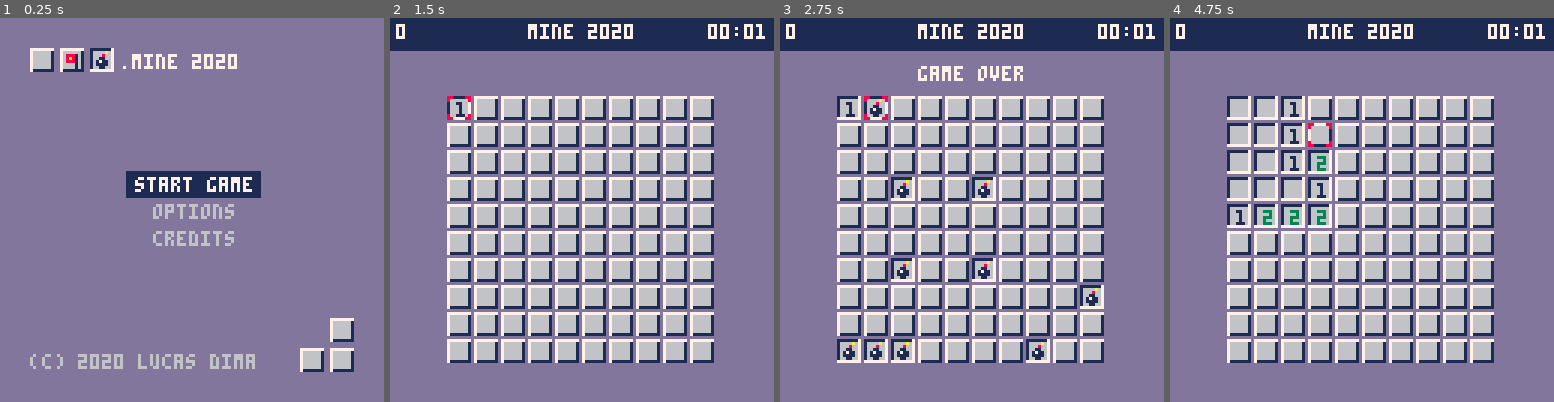
Above: before the commit, frames 1-4 (left to right).
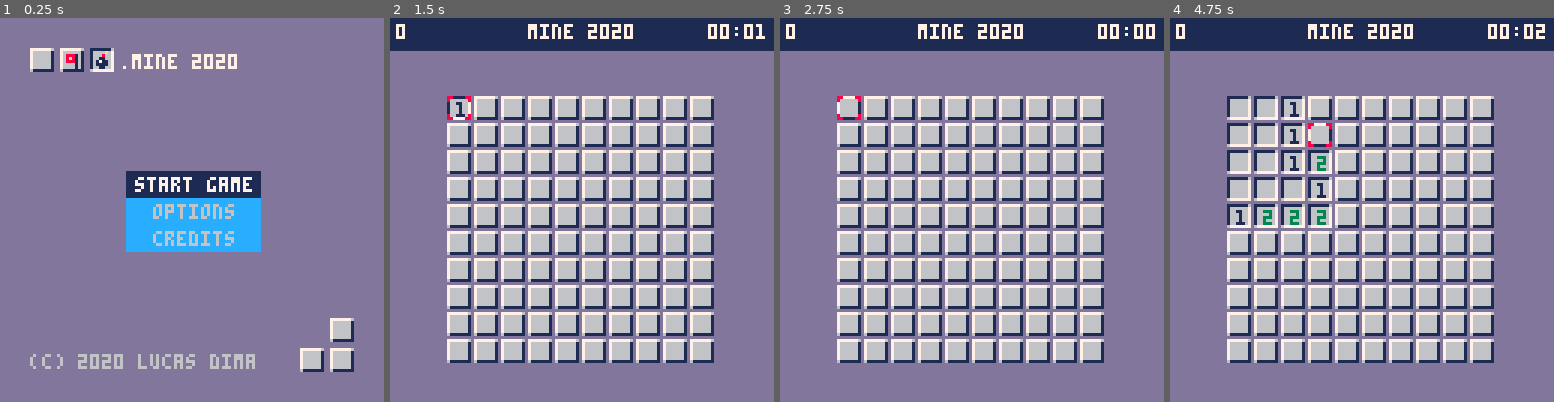
Above: after the commit, the same moments.

Repository: lucdima/mine2020
Game: PICO-8 cartridge mine.p8
The game is run twice, just before and just after one commit, with the same random seed, the same clock (stepped at 60 frames per second) and the same inputs.
Inputs:
- Up to frame 1 (0.25 s): no input
- Up to frame 2 (1.5 s): tap X (X key) at 0.33, 1.07 s; tap O (Z key) at 0.7 s
- Up to frame 3 (2.75 s): hold Right 1.6-2.1 s; tap O (Z key) at 1.7, 2.1, 2.5 s; tap X (X key) at 1.85 s; hold Up 2.15-2.42 s; hold Right from 2.47 s (still down)
- Up to frame 4 (4.75 s): tap O (Z key) every 0.4 s from 2.9 to 4.5 s; tap X (X key) at 2.97, 4.08 s; release Right at 3.03 s; hold Left 3.08-3.58 s; hold Down 3.63-3.97 s; hold Right 4.02-4.68 s; hold Up from 4.73 s (still down)

The runs differ from the first frame. In frame 1, 4.2% of the frame differs, in the area x 7-93%, y 7-93%; in frame 2, 1.2%; in frame 3, 4.4%, in the area x 14-98%, y 1-90%; in frame 4, 1.3%.

Commit message:
Add game object

Diff:
--- a/mine.p8
+++ b/mine.p8
@@ -1,14 +1,11 @@
 pico-8 cartridge // http://www.pico-8.com
 version 29
 __lua__
---- game_state=0 is intro
---- game_state=1 game
---- game_state=2 is gameover loose
---- game_state=3 is gameover win
 
 function _init()
-    game_state=0
-    start=0
+    make_game()
+    game.state=0
+    game.start=0
     make_intro()
     make_board()
     offset_x = (128-board.size*9)/2
@@ -20,53 +17,58 @@
 end
 
 function _update()
-    if game_state==0 then
+    if game.state==0 then
         intro:update()
         menu:update()
-    elseif game_state==1 then
+    elseif game.state==1 then
         cursor:action()
         timer:update()
-    elseif game_state==2 or game_state==3 then
+    elseif game.state==2 or game.state==3 then
         if any_key() then
             _init()
-            game_state=0
         end
     end
 end
 
 function _draw()
-    if game_state==0 then
+    if game.state==0 then
         intro:draw()
         menu:draw()
-    elseif game_state==1 then
+    elseif game.state==1 then
         board:draw()
         cursor:draw()
         hud:draw()
-    elseif game_state==2 or game_state==3 then
+    elseif game.state==2 or game.state==3 then
         hud:draw()
         cursor:draw()
     end
+end
+
+function make_game()
+    --- game_state=0 is intro
+    --- game_state=1 game
+    --- game_state=2 is gameover loose
+    --- game_state=3 is gameover win
+    game={
+        state=0,
+        start=0,
+    }
+
 end
 
 function make_intro()
     cls(13)
     intro={
-        f=0,
         draw=function(self)
             spr(2,10,10)
             spr(2,20,10)
             spr(3,20,10)
             spr(5,30,10)
             print(".mine 2020", 40,12,7)
-            local color=1
-            if self.f<20 then color = 7 end
-            -- print("press any key to start", 20,60,color)
             spr(2,110,100)
             spr(2,100,110)
             spr(2,110,110)
             print("(c) 2020 lucas dima", 10,112,6)
-            self.f+=1
-            if self.f == 40 then self.f=0 end
         end,
         update=function(self)
             -- if any_key() then
@@ -79,7 +81,7 @@
 
 function make_menu()
     menu={
-        bg_color=13,
+        bg_color=12,
         font_color=6,
         bg_color_selected=1,
         font_color_selected=7,
@@ -126,7 +128,7 @@
             if (btnp(3) and self.selected<#self.menu_items) self.selected+=1
             if (btnp(4) or btnp(5)) and self.selected==1 then
                 cls(13)
-                game_state=1
+                game.state=1
             end
         end,
     }
@@ -144,7 +146,10 @@
             -- print(self.x .. "," .. self.y,2,2,5)
         end,
         action=function(self)
-            if (btnp(0) and self.x>0) self.x-=1
+            if (btnp(0) and self.x>0) then
+                sfx(0)
+                self.x-=1
+            end
             if (btnp(1) and self.x<board.size-1) self.x+=1
             if (btnp(2) and self.y>0) self.y-=1
             if (btnp(3) and self.y<board.size-1) self.y+=1
@@ -156,8 +161,6 @@
             if (btnp(5)) then
                 self.handle_flag_button(self)
             end
-
-            -- print(total .. has_bomb_message,5,117,5)
         end,
         handle_flag_button=function(self)
             local tile = board:get_tile(self.x,self.y)
@@ -171,31 +174,32 @@
             end
         end,
         handle_open_button=function(self)
-            if start==0 then
+            if game.start==0 then
                 board:assign_bombs(self.x,self.y)
                 board:assign_nearby()
-                start=1
+                game.start=1
             end
             local tile = board:get_tile(self.x,self.y)
             if tile:get_flag() then return end
             tile.closed=false
             if board:has_bomb(self.x,self.y) then
                 board:uncover_all()
-                game_state=2
+                game.state=2
+                board:draw()
+                cursor:draw()
+                hud:draw()
+                wait(15)
+                return
+            end
+            uncover_recursive(tile,board)
+            board:count_uncovered()
+            if board:is_all_uncovered() then
+                board:uncover_win()
+                game.state=3
                 board:draw()
                 cursor:draw()
                 hud:draw()
                 wait(30)
-                return
-            end
-            uncover_recursive(tile,board)
-            board:count_uncovered()
-            if board:is_all_uncovered() then
-                game_state=3
-                board:draw()
-                cursor:draw()
-                hud:draw()
-                wait(60)
                 return
             end
         end,
@@ -243,7 +247,7 @@
                 a[rand_pos2]=aux
             end
 
-            -- pick the first 30 (bomb amount elements)
+            -- pick the first (bomb amount elements)
             for i=1,self.total_bombs do
                 self:set_bomb(a[i])
             end
@@ -307,6 +311,13 @@
                 end
             end
         end,
+        uncover_win=function(self)
+            for tile in all(self.tiles) do
+                if tile:has_bomb() then
+                    tile:set_flag(true)
+                end
+            end
+        end,
         increment_marked_bombs=function(self)
             self.marked_bombs+=1
         end,
@@ -332,6 +343,7 @@
             board:add_tile(make_tile(j,i))
         end
     end
+    cls(13)
 end
 
 function make_tile(x,y)
@@ -433,8 +445,8 @@
             -- rectfill(0,12,128,22,1)
             -- print(board.uncovered_tiles,2,12,5)
             display=""
-            if game_state==2 then display="game over" end
-            if game_state==3 then display="you win!" end
+            if game.state==2 then display="game over" end
+            if game.state==3 then display="you win!" end
             -- if #self.display>0 then
             print(display,(64-#display*2),16,7)
             -- end
@@ -526,144 +538,144 @@
 
 function wait(a) for i = 1,a do flip() end end
 __gfx__
-00000000880000887777777700000000111111171111111700000000000000000000000000000000000000000000000000000000000000000000000000000000
+00000000880000887777777600000000111111161111111600000000000000000000000000000000000000000000000000000000000000000000000000000000
 000000008000000876666661000000001666666716666a6700000000000000000000000000000000000000000000000000000000000000000000000000000000
 00700700000000007666666100888100166666671666866700000000000000000000000000000000000000000000000000000000000000000000000000000000
 000770000000000076666661008a8100166666671661166700000000000000000000000000000000000000000000000000000000000000000000000000000000
 00077000000000007666666100888100166666671617116700000000000000000000000000000000000000000000000000000000000000000000000000000000
 00700700000000007666666100000100166666671611116700000000000000000000000000000000000000000000000000000000000000000000000000000000
 00000000800000087666666100000100166666671661166700000000000000000000000000000000000000000000000000000000000000000000000000000000
-00000000880000887111111100000000777777777777777700000000000000000000000000000000000000000000000000000000000000000000000000000000
-…(133 lines of a section not shown)…
+00000000880000886111111100000000677777776777777700000000000000000000000000000000000000000000000000000000000000000000000000000000
+…(133 lines of a section not shown)…
